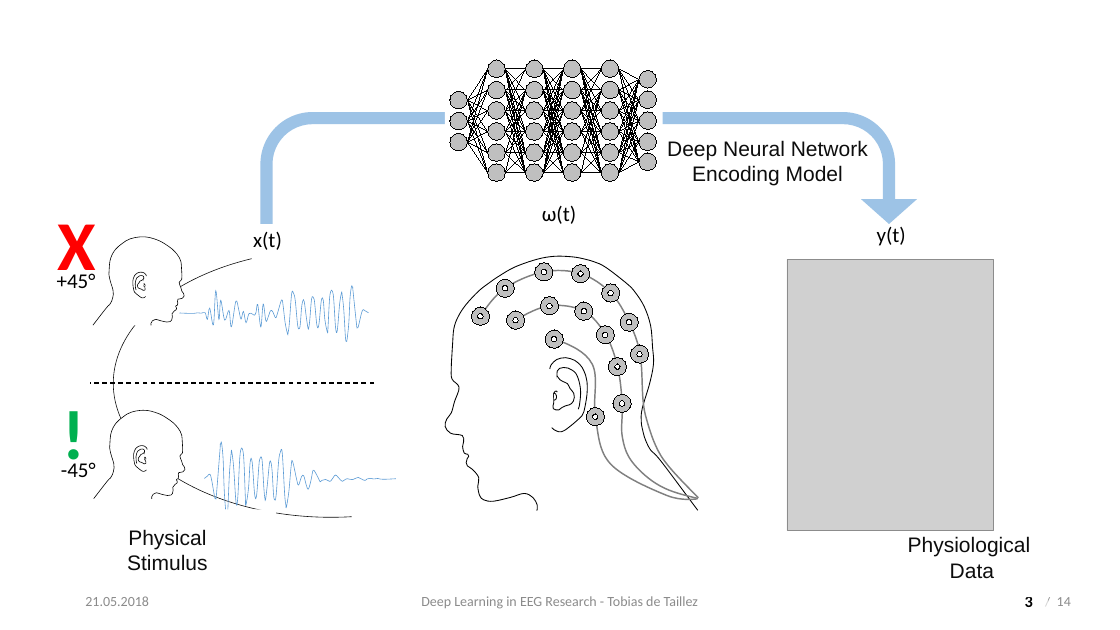
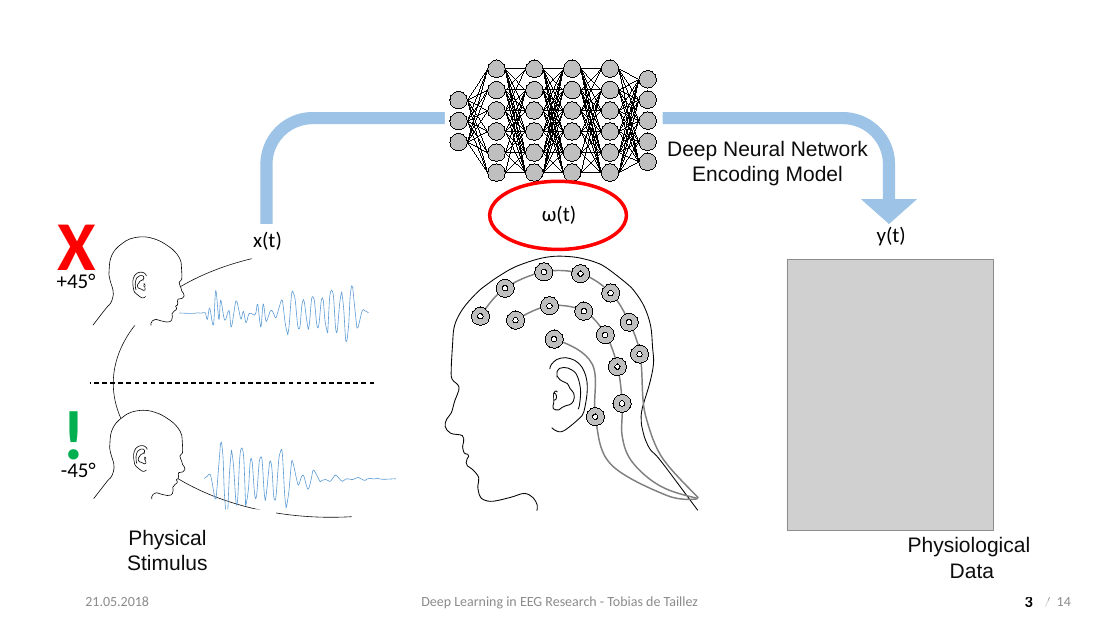
Before and after one commit to tdetaillez/simulate_EEG_from_speech_envelope, a slide deck: slide 3 of Tobias_de_Taillez_EEG_with_DNN.pptx. Drawn at 1120x630 pixels with LibreOffice and Linux fonts; fonts in the diff are those of the drawing; grey boxes stand for pictures; background and template pictures are left out. Boxes give left, top, right and bottom in pixels: in the first picture for what was removed or moved away, otherwise in the second. Text is boxed around its words. In the diff, an @@ line names an element or a change of style, - is before the commit and + after.

```diff
--- a/Tobias_de_Taillez_EEG_with_DNN.pptx
+++ b/Tobias_de_Taillez_EEG_with_DNN.pptx
@@ ellipse added at (490, 181, 627, 250), outline #FF0000 3 pt @@
```
Also in this commit, not shown: 4 other slides changed, 2 slides added.
